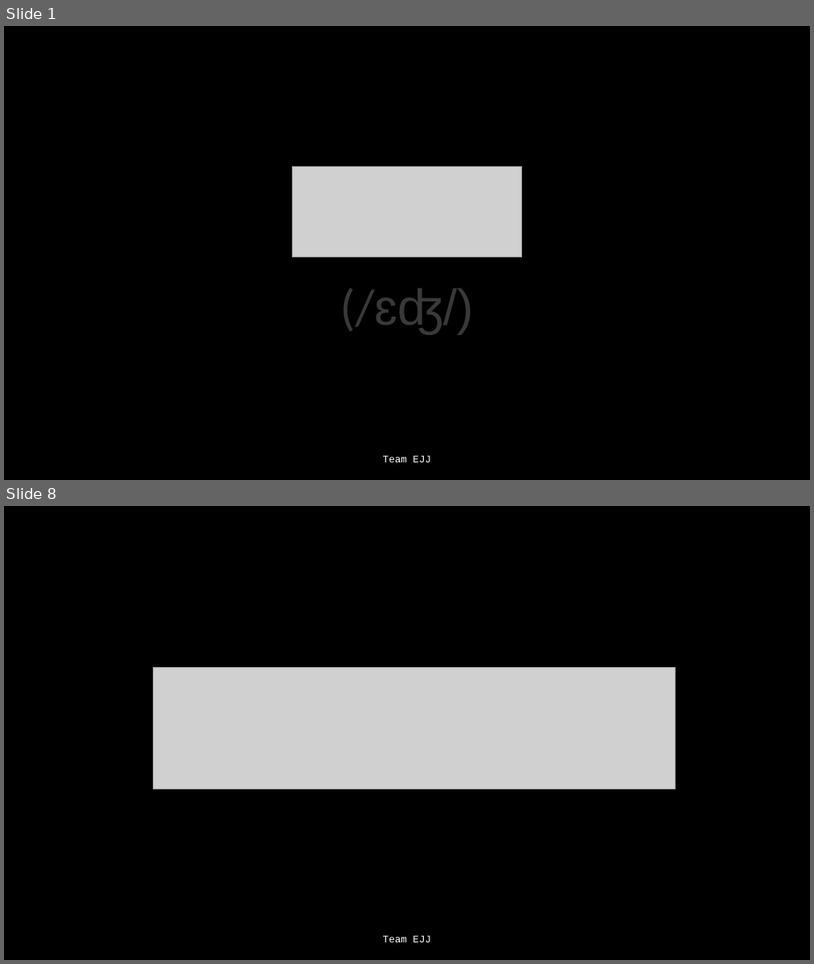
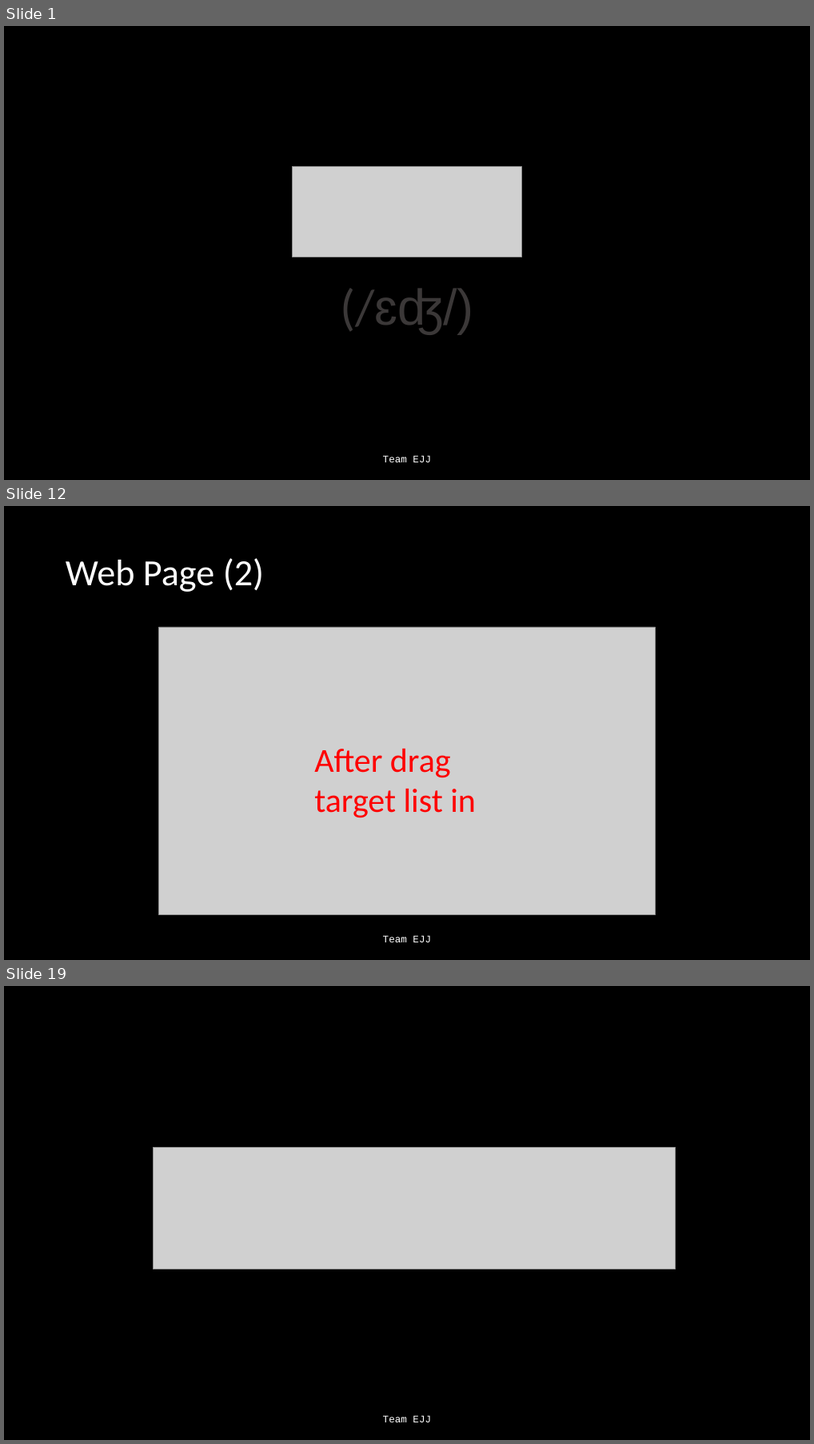
Before and after one commit to Jonathan805/RestrictedPlanning, a slide deck: TeamEJJ.pptx. Shown one above the other, each under a label of ours: slides 1 and 8 before the commit, slides 1, 12 and 19 after it; the slides between them are not shown. The pictures are 814x964 and 814x1444 pixels, drawn with LibreOffice and Linux fonts; fonts in the diff are those of the drawing; grey boxes stand for pictures. Boxes give left, top, right and bottom in pixels: in the first picture for what was removed or moved away, otherwise in the second. Text is boxed around its words. In the diff, an @@ line names an element or a change of style, - is before the commit and + after.

```diff
--- a/TeamEJJ.pptx
+++ b/TeamEJJ.pptx
@@ slide 12 added at bbox=[4, 506, 810, 960], background #000000 @@
@@ title added at bbox=[66, 558, 264, 592], 44 pt, text #FFFFFF @@
+Web Page (2)
@@ picture added at bbox=[159, 627, 655, 915] @@
@@ text added at bbox=[314, 748, 476, 818], 40 pt, text #FF0000 @@
+After drag target list in
@@ text added at bbox=[383, 935, 431, 942], 12 pt, text #FFFFFF @@
+Team EJJ
@@ what was slide 8 is now slide 19 @@
```
Also in this commit, not shown: 7 slides changed, 10 other slides added.
